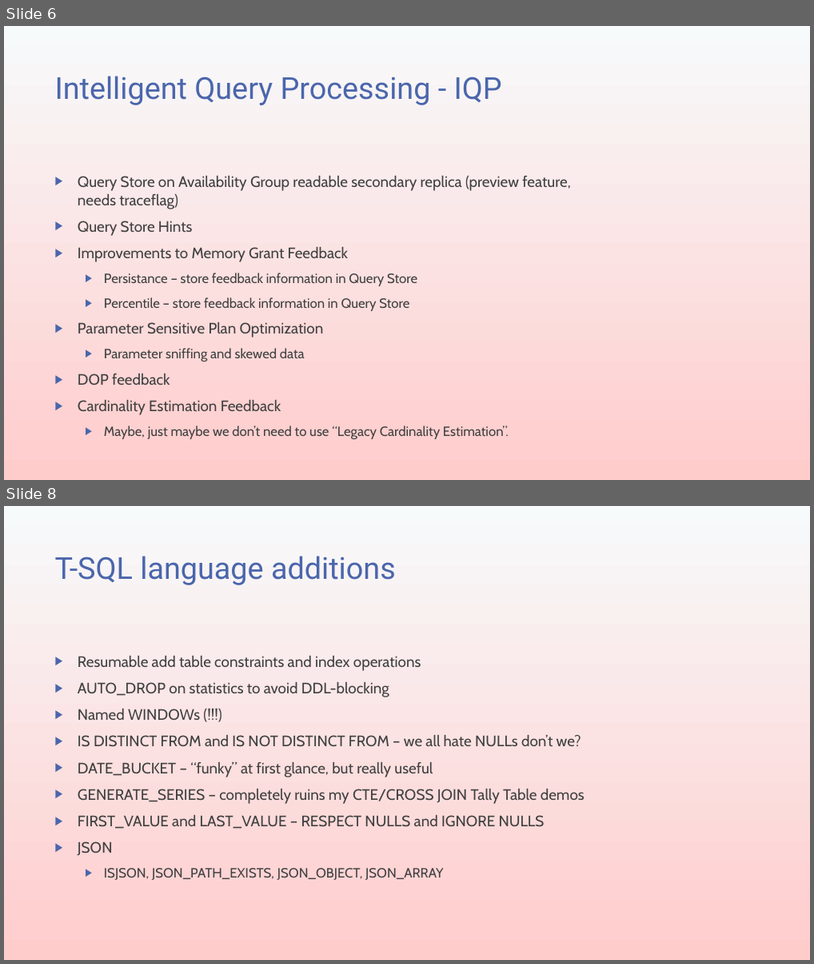
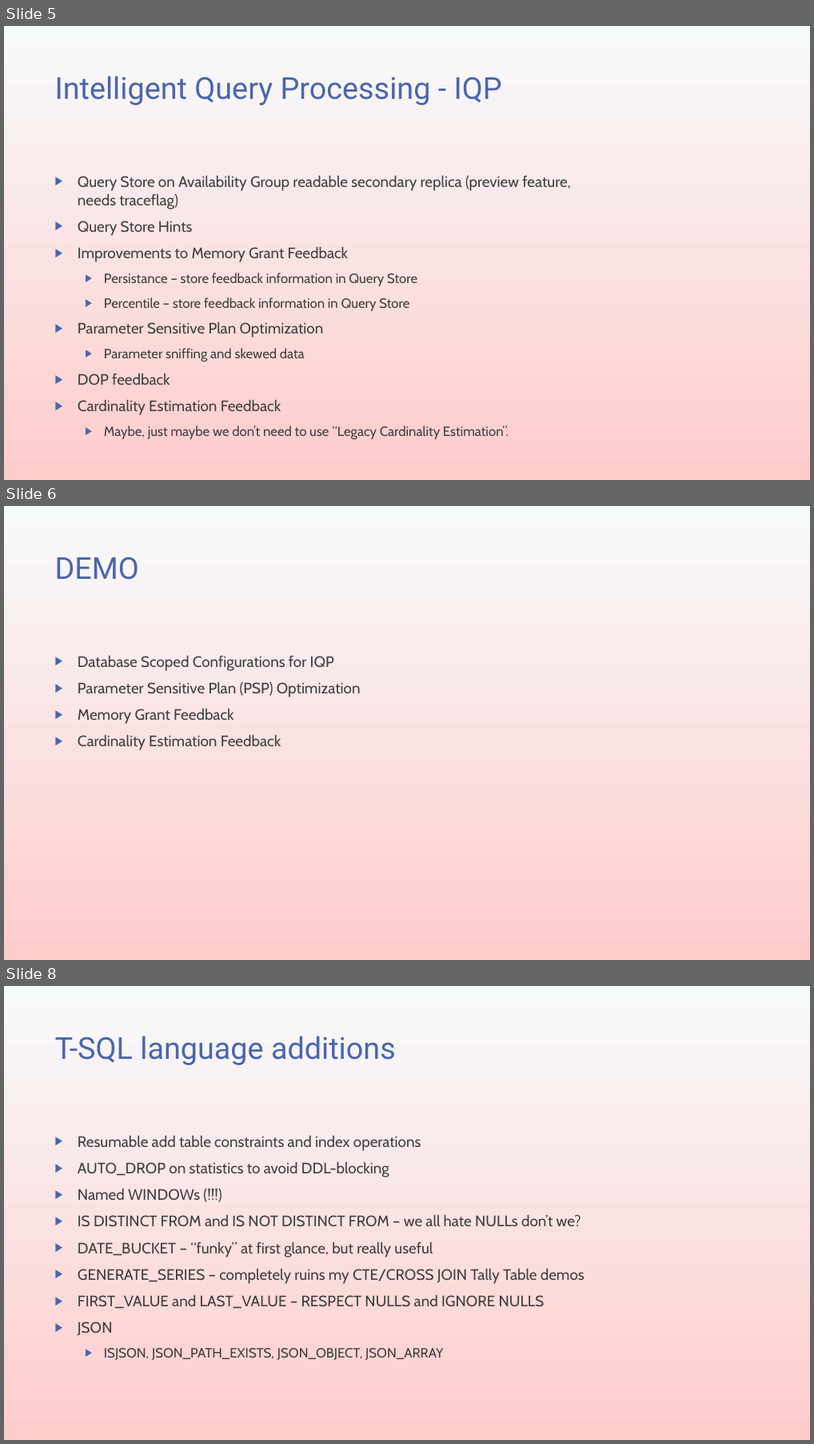
Before and after one commit to transmokopter/Presentations, a slide deck: sql-server-2022/sql-server-2022.pptx. Shown one above the other, each under a label of ours: slides 6 and 8 before the commit, slides 5, 6 and 8 after it; the slides between them are not shown. The pictures are 814x964 and 814x1444 pixels, drawn with LibreOffice and Linux fonts; fonts in the diff are those of the drawing; background and template pictures are left out. Boxes give left, top, right and bottom in pixels: in the first picture for what was removed or moved away, otherwise in the second. Text is boxed around its words. In the diff, an @@ line names an element or a change of style, - is before the commit and + after.

```diff
--- a/sql-server-2022/sql-server-2022.pptx
+++ b/sql-server-2022/sql-server-2022.pptx
@@ slide 6 added at [4, 506, 810, 960], background gradient #F7FAFB to #FFCCCC @@
@@ title added at [55, 557, 139, 580], 36 pt, text #4A66AC @@
+DEMO
@@ text added at [78, 656, 361, 750], 18 pt, text #404040 @@
+▶ Database Scoped Configurations for IQP
+▶ Parameter Sensitive Plan (PSP) Optimization
+▶ Memory Grant Feedback
+▶ Cardinality Estimation Feedback
@@ what was slide 6 is now slide 5 @@
```
Also in this commit, not shown: 2 slides changed, 1 slide removed, 2 other files.
